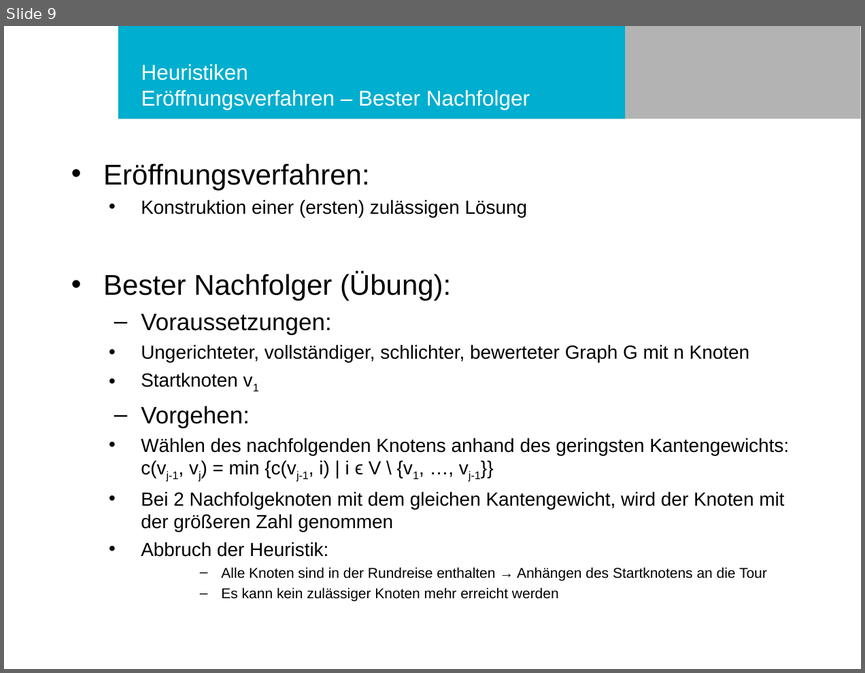
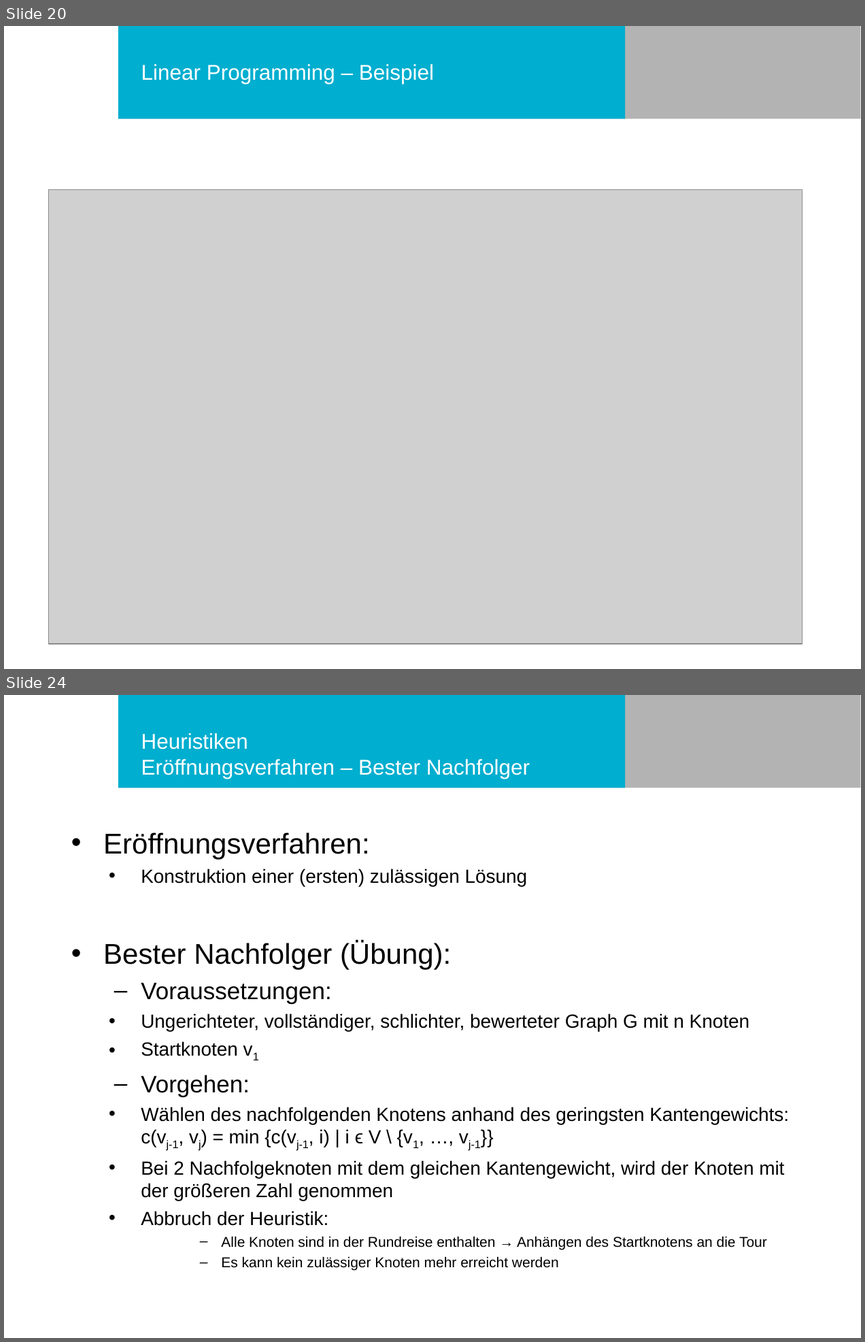
Before and after one commit to philurlaub/matlab2016, a slide deck: Präsentation.ppt. Shown one above the other, each under a label of ours: slide 9 before the commit, slides 20 and 24 after it; the slides between them are not shown. The pictures are 865x673 and 865x1342 pixels, drawn with LibreOffice and Linux fonts; fonts in the diff are those of the drawing; grey boxes stand for pictures; background and template pictures are left out. Boxes give left, top, right and bottom in pixels: in the first picture for what was removed or moved away, otherwise in the second. Text is boxed around its words. In the diff, an @@ line names an element or a change of style, - is before the commit and + after.

```diff
--- a/Präsentation.ppt
+++ b/Präsentation.ppt
@@ slide 20 added at <box>4,26,861,669</box>, background #FFFFFF; not listed: 2 template elements that a slide beside it also shows @@
@@ title added at <box>141,64,434,84</box>, 18 pt, text #FFFFFF @@
+Linear Programming – Beispiel
@@ picture added at <box>49,190,802,643</box> @@
@@ what was slide 9 is now slide 24 @@
```
Also in this commit, not shown: 6 slides changed, 16 other slides added, 2 slides removed.
